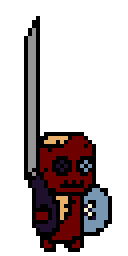
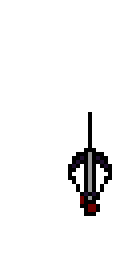
Two versions of the same layered image (w=128, h=256). Layer-by-layer changes:
added group "red" with 4 layers above "background" over (28, 108, 112, 252)
renamed "shield" to "shield_red", hid it, moved it into group "red", painted on it over (28, 176, 112, 236)
renamed "body" to "body_red", hid it, moved it into group "red", painted on it over (32, 132, 96, 252)
renamed "sword" to "sword_red", moved it into group "red", painted on it over (24, 16, 112, 236)
